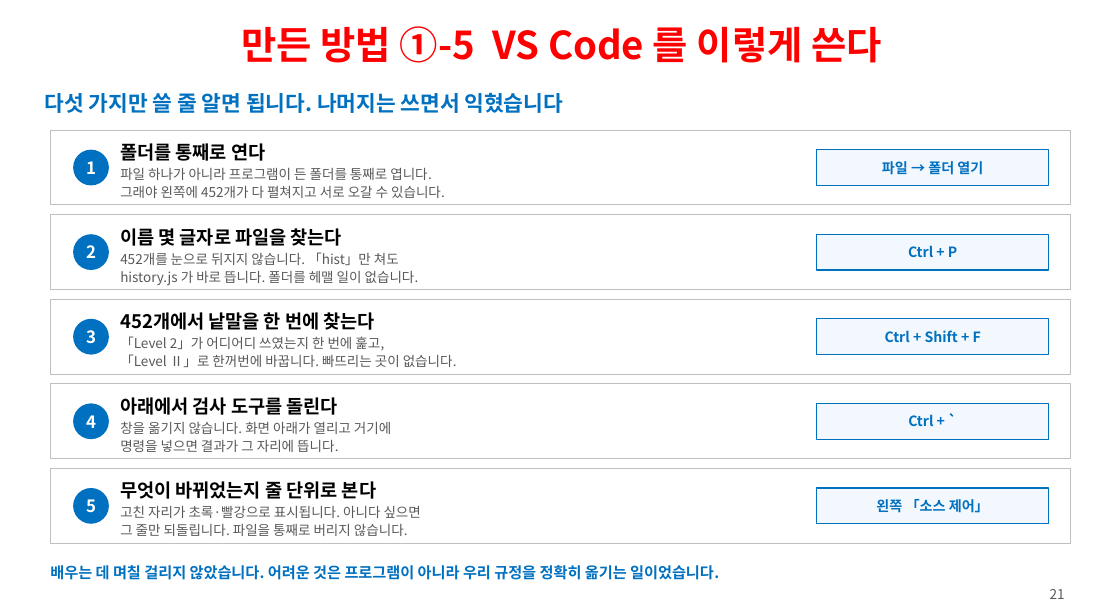
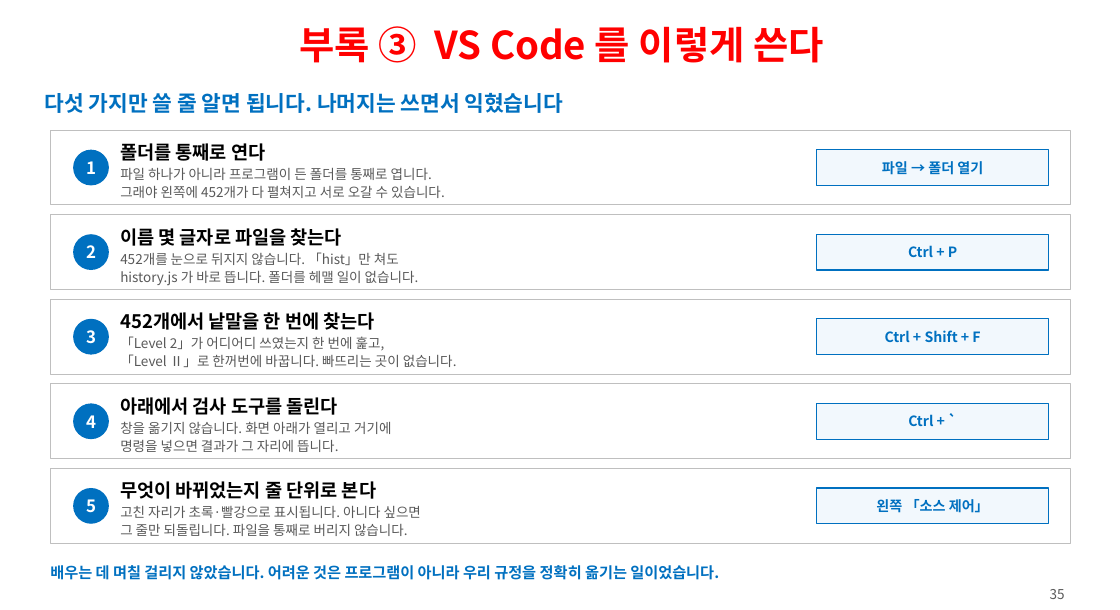
Before and after one commit to ys1277-sys/HIENDT-CBT, a slide deck: slide 36 of docs/발표자료-CBT-2026-08.pptx (slide 21 before the commit). Drawn at 1120x610 pixels with LibreOffice and Linux fonts; fonts in the diff are those of the drawing. Boxes give left, top, right and bottom in pixels: in the first picture for what was removed or moved away, otherwise in the second. Text is boxed around its words. In the diff, an @@ line names an element or a change of style, - is before the commit and + after.

```diff
--- a/docs/발표자료-CBT-2026-08.pptx
+++ b/docs/발표자료-CBT-2026-08.pptx
@@ text at (299,26,824,63): text changed @@
-만든 방법 ①-5 VS Code 를 이렇게 쓴다
+부록 ③ VS Code 를 이렇게 쓴다
@@ text at (1050,589,1065,599): text changed @@
-21
+35
```
Also in this commit, not shown: 18 other slides changed, 1 slide added, 1 slide removed, 1 other file.
